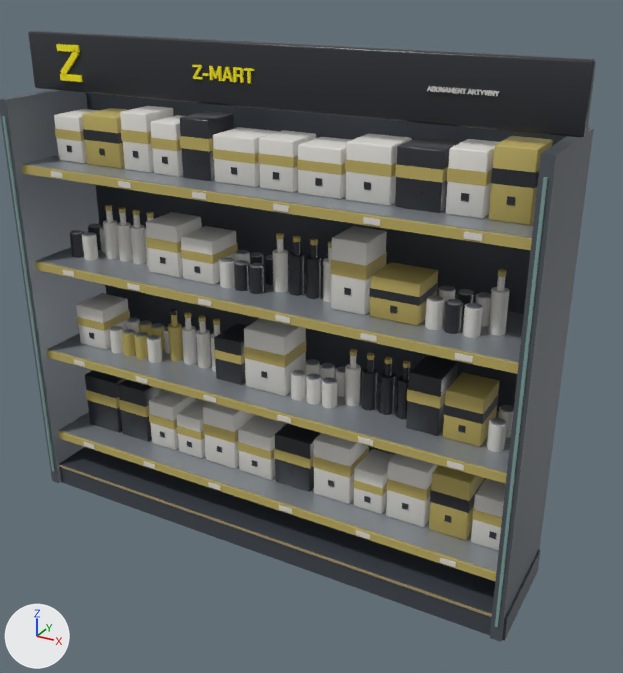
What one commit did to the glTF model simulator/godot/assets/shelf.glb.
Both versions are drawn from a camera (50 mm lens) standing at (1.93, -3.14, 2.65) and looking at (0.18, 0.04, 1.06). Arrows for +X, +Y and +Z are at lower left; the lights stay in place. The older version comes first. Vertices at exactly the same position are counted once.

The first picture shows 'Body'.
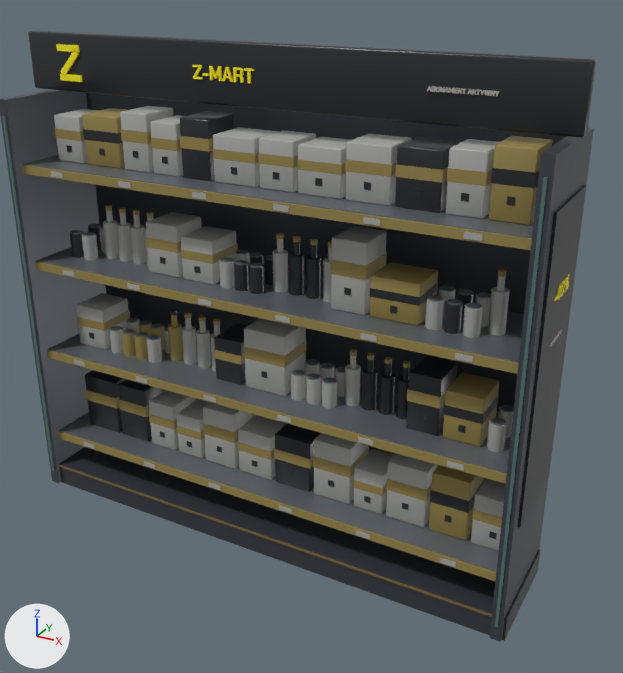
What differs and where, as boxes (x1, y1, x2, y2) in the pictures (623 x 673 px):
'Body', recoloured, reshaped (darker)
    both: (0, 31, 596, 642)
part 1 of me_body_028, added
    after: (517, 185, 587, 528)
part 2 of me_body_028, added
    after: (560, 280, 565, 297)
part 3 of me_body_028, added
    after: (557, 284, 561, 300)

Patch to the scene script:
```diff
--- a/simulator/godot/assets/shelf.glb.py
+++ b/simulator/godot/assets/shelf.glb.py
@@ mat_graphite @@
 mat_graphite = principled_material('Graphite')
-mat_graphite.base_color = (0.0595, 0.0704, 0.0865)  # dark grey #454b53
+mat_graphite.base_color = (0.0395, 0.0452, 0.0561)  # dark grey #383c43
 mat_graphite.metallic = 0.15
@@ mat_trimchampagne @@
 mat_trimchampagne = principled_material('TrimChampagne')
-mat_trimchampagne.base_color = (0.462, 0.361, 0.195)  # beige #b5a27a
+mat_trimchampagne.base_color = (0.262, 0.184, 0.0648)  # brown #8c7748
 mat_trimchampagne.metallic = 0.3
@@ mat_darksteel @@
 mat_darksteel = principled_material('DarkSteel')
-mat_darksteel.base_color = (0.109, 0.127, 0.15)  # dark grey #5d646c
+mat_darksteel.base_color = (0.0648, 0.0762, 0.0908)  # dark grey #484e55
 mat_darksteel.metallic = 0.35
@@ mat_trimteal @@
 mat_trimteal = principled_material('TrimTeal')
-mat_trimteal.base_color = (0.212, 0.366, 0.342)  # greyish cyan #7fa39e
+mat_trimteal.base_color = (0.0844, 0.181, 0.168)  # dark cyan #527672
 mat_trimteal.roughness = 0.45
@@ mat_steel @@
 mat_steel = principled_material('Steel')
-mat_steel.base_color = (0.361, 0.397, 0.434)  # grey #a2a9b0
+mat_steel.base_color = (0.202, 0.227, 0.254)  # grey #7c838a
 mat_steel.metallic = 0.5
@@ mat_ochre @@
 mat_ochre = principled_material('Ochre')
-mat_ochre.base_color = (0.521, 0.423, 0.122)  # yellow #bfae62
+mat_ochre.base_color = (0.305, 0.231, 0.0685)  # yellow #96844a
 mat_ochre.roughness = 0.6
@@ mat_white @@
 mat_white = principled_material('White')
-mat_white.base_color = (0.761, 0.745, 0.701)  # light grey #e2e0da
+mat_white.base_color = (0.397, 0.402, 0.381)  # grey #a9aaa6
 mat_white.roughness = 0.45
@@ mat_trimoffwhite @@
 mat_trimoffwhite = principled_material('TrimOffWhite')
-mat_trimoffwhite.base_color = (0.791, 0.776, 0.73)  # white #e6e4de
+mat_trimoffwhite.base_color = (0.552, 0.539, 0.497)  # light grey #c4c2bb
@@ me_body_028 @@
 # used by ob_body; location = (0.0, 0.0, 0.0)
-me_body_028.from_pydata(...)  # 5478 vertices, 9872 faces; spans x -1.3..1.3, y -0.29..0.28, z 0.0..2.33
+me_body_028.from_pydata(...)  # 5952 vertices, 10780 faces; spans x -1.3..1.3, y -0.29..0.28, z 0.0..2.33
+# me_body_028 part 1: a new loose piece, a box spanning x 1.27..1.282, y -0.22..0.22, z 0.55..1.85, in mat_charcoal (black #24262a)
+# me_body_028 part 2: the loose piece of 32 vertices spanning x 0.75..0.76, y -0.03, z 2.19..2.21 is copied, and the copy is turned 90 degrees about the z axis through its middle and scaled by 2.58, then moved by (0.53, 0.04, -0.7), in mat_yellowpaint (yellow #fcee0a); it spans x 1.28..1.29, y -0.02..0.03, z 1.47..1.53
+# me_body_028 part 3: a new loose piece of 32 vertices spanning x 1.28..1.29, y -0.07..-0.02, z 1.47..1.53, in mat_yellowpaint (yellow #fcee0a)
+# other edits to the shape of me_body_028 do not show in these pictures
 me_body_028.materials.append(mat_graphite)
```
